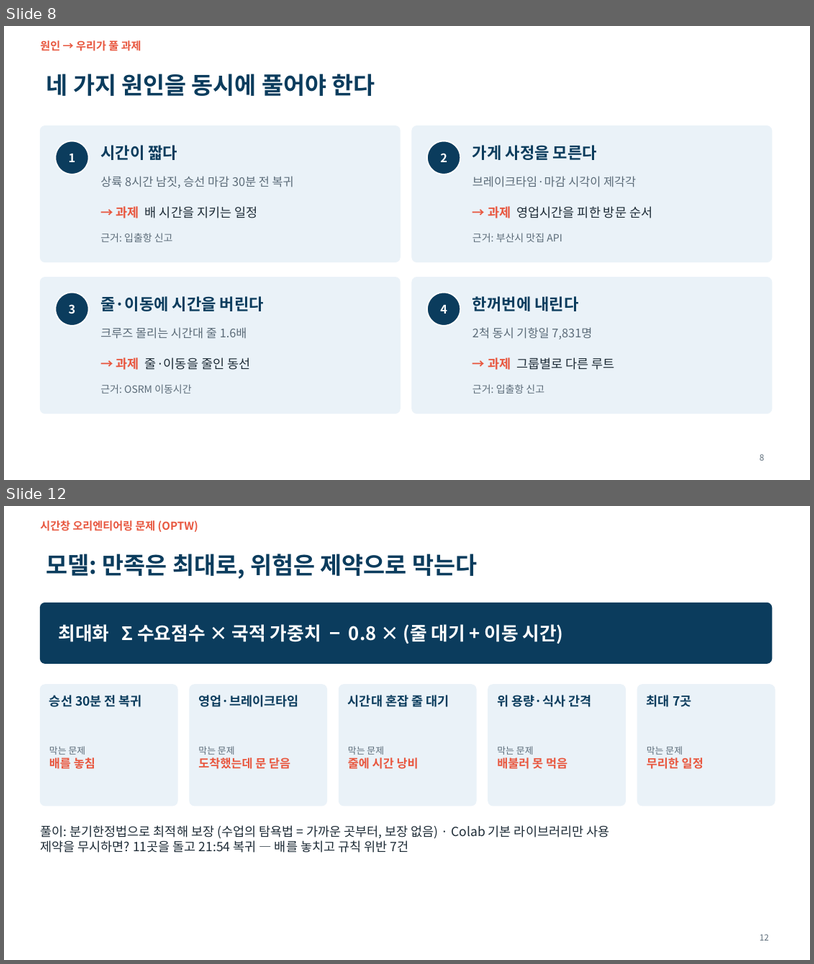
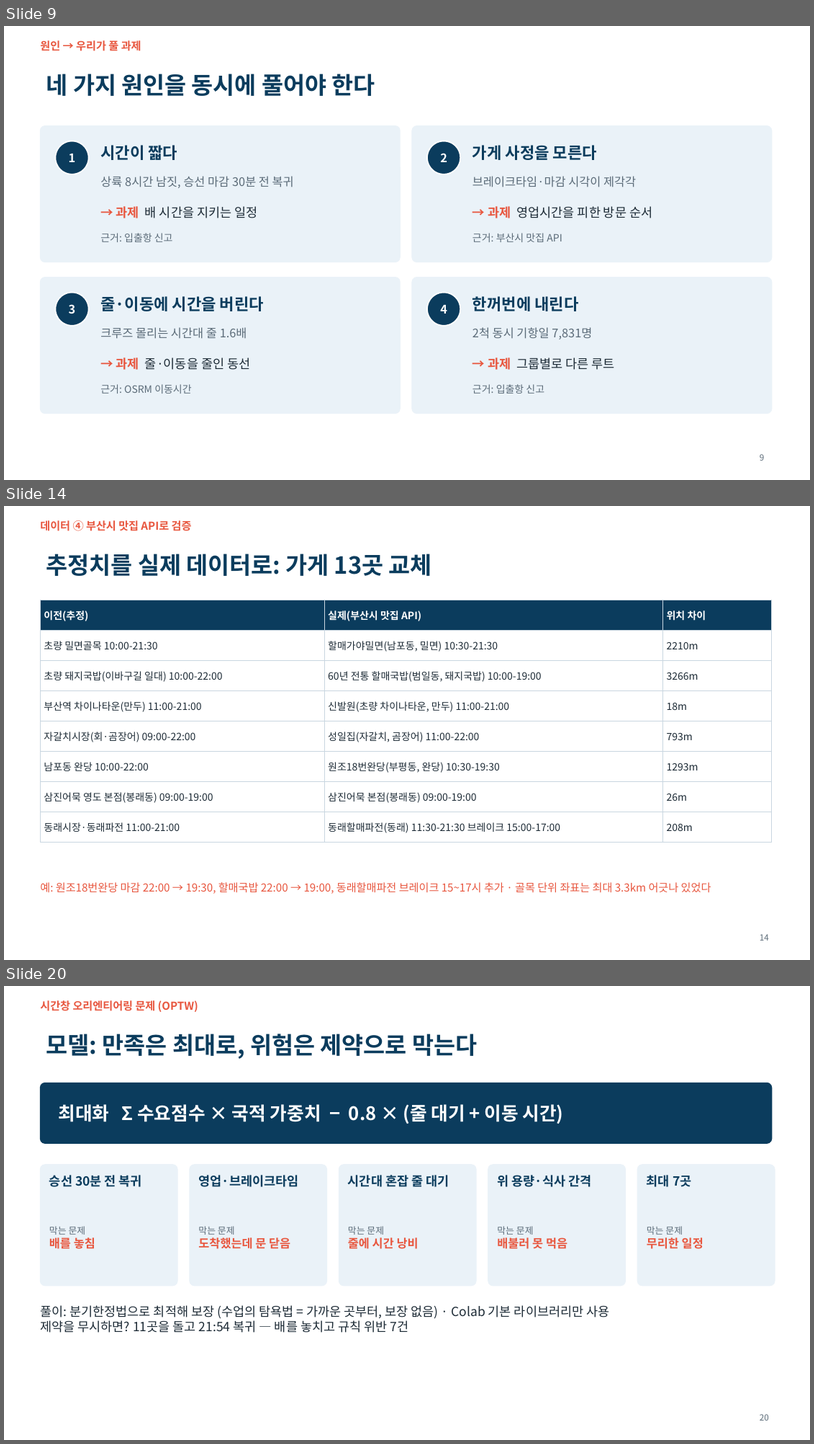
Before and after one commit to ddayoung03/busan-cruise-unpassing, a slide deck: 05_문서/3주차_발표자료.pptx. Shown one above the other, each under a label of ours: slides 8 and 12 before the commit, slides 9, 14 and 20 after it; the slides between them are not shown. The pictures are 814x964 and 814x1444 pixels, drawn with LibreOffice and Linux fonts; fonts in the diff are those of the drawing. Boxes give left, top, right and bottom in pixels: in the first picture for what was removed or moved away, otherwise in the second. Text is boxed around its words. In the diff, an @@ line names an element or a change of style, - is before the commit and + after.

```diff
--- a/05_문서/3주차_발표자료.pptx
+++ b/05_문서/3주차_발표자료.pptx
@@ slide 14 added at [4,506,810,960], background #FFFFFF @@
@@ text added at [40,520,192,531], 13 pt, text #E8573F, bold @@
+데이터 ④ 부산시 맛집 API로 검증
@@ title added at [46,554,432,576], 28 pt, text #0B3C5D, bold @@
+추정치를 실제 데이터로: 가게 13곳 교체
@@ table added at [40,600,772,836], 8 rows, 3 columns @@
+이전(추정) | 실제(부산시 맛집 API) | 위치 차이
+초량 밀면골목 10:00-21:30 | 할매가야밀면(남포동, 밀면) 10:30-21:30 | 2210m
+초량 돼지국밥(이바구길 일대) 10:00-22:00 | 60년 전통 할매국밥(범일동, 돼지국밥) 10:00-19:00 | 3266m
+부산역 차이나타운(만두) 11:00-21:00 | 신발원(초량 차이나타운, 만두) 11:00-21:00 | 18m
+자갈치시장(회·곰장어) 09:00-22:00 | 성일집(자갈치, 곰장어) 11:00-22:00 | 793m
+남포동 완당 10:00-22:00 | 원조18번완당(부평동, 완당) 10:30-19:30 | 1293m
+삼진어묵 영도 본점(봉래동) 09:00-19:00 | 삼진어묵 본점(봉래동) 09:00-19:00 | 26m
+동래시장·동래파전 11:00-21:00 | 동래할매파전(동래) 11:30-21:30 브레이크 15:00-17:00 | 208m
@@ text added at [40,882,712,893], 13 pt, text #E8573F @@
+예: 원조18번완당 마감 22:00 → 19:30, 할매국밥 22:00 → 19:00, 동래할매파전 브레이크 15~17시 추가 · 골목 단위 좌표는 최대 3.3km 어긋나 있었다
@@ page number added at [760,934,769,940], 10 pt, text #5B6B78 @@
+14
@@ what was slide 8 is now slide 9 @@
@@ what was slide 12 is now slide 20 @@
@@ page number at [760,1414,769,1420]: text changed @@
-12
+20
```
Also in this commit, not shown: 8 slides changed, 8 other slides added, 3 other files.
